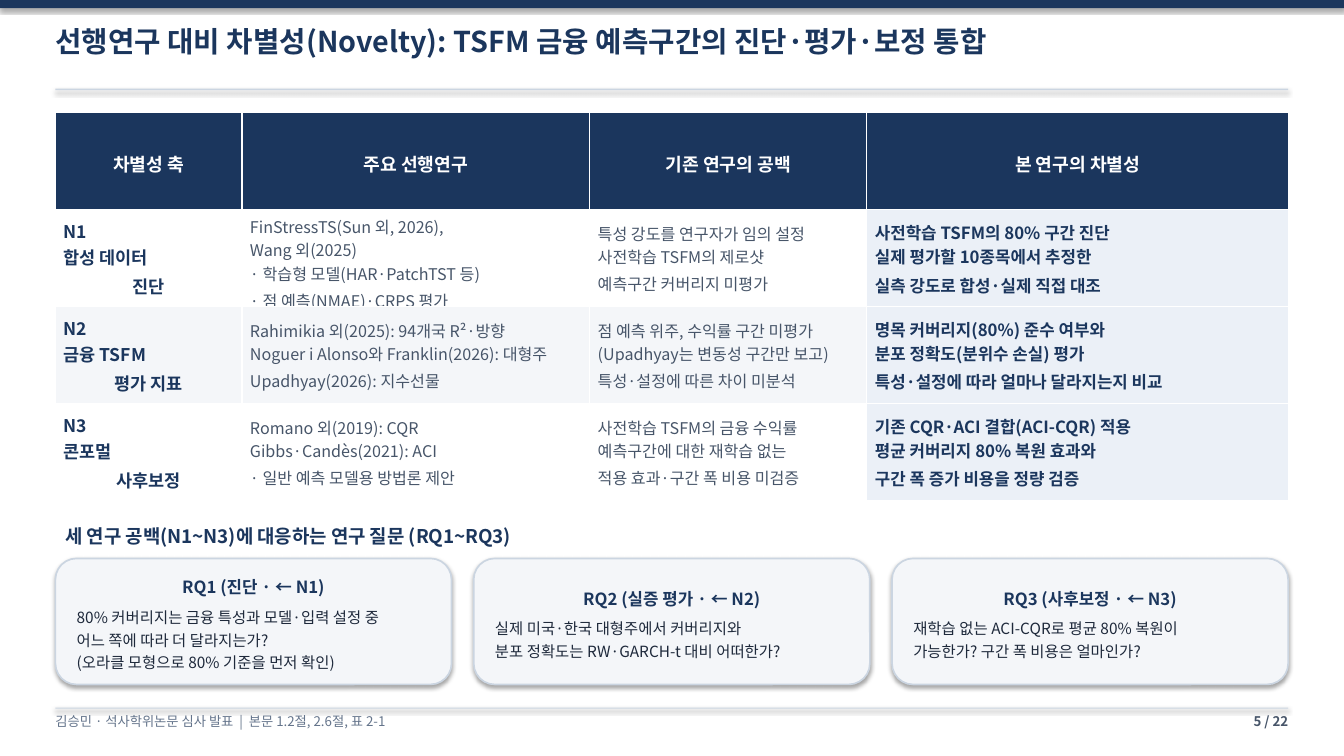
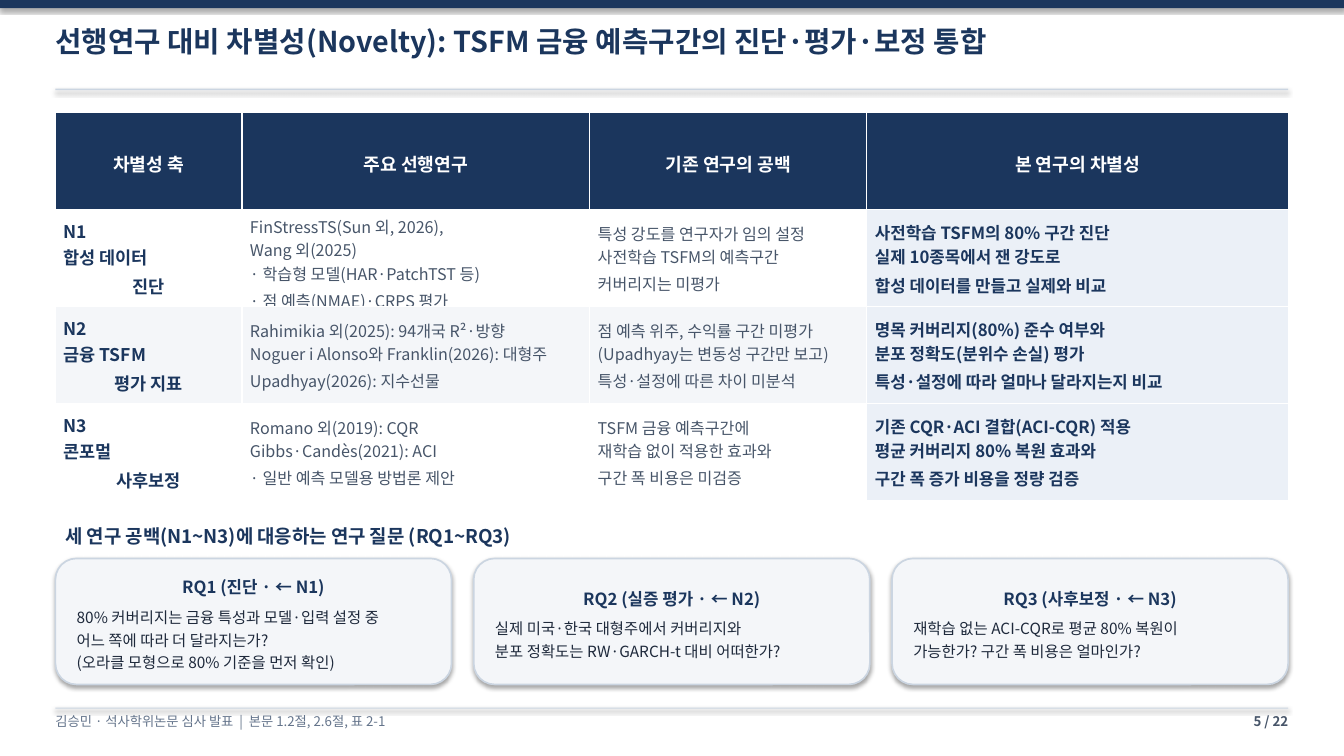
Before and after one commit to sapzzil/Master-thesis, a slide deck: slide 5 of 05_논문작성/석사학위논문_심사발표_v10.pptx. Drawn at 1344x756 pixels with LibreOffice and Linux fonts; fonts in the diff are those of the drawing. Boxes give left, top, right and bottom in pixels: in the first picture for what was removed or moved away, otherwise in the second. Text is boxed around its words. In the diff, an @@ line names an element or a change of style, - is before the commit and + after.

```diff
--- a/05_논문작성/석사학위논문_심사발표_v10.pptx
+++ b/05_논문작성/석사학위논문_심사발표_v10.pptx
@@ table at [55,113,1289,502] @@
-row 2, column 3: 특성 강도를 연구자가 임의 설정 사전학습 TSFM의 제로샷 예측구간 커버리지 미평가
+row 2, column 3: 특성 강도를 연구자가 임의 설정 사전학습 TSFM의 예측구간 커버리지는 미평가
-row 2, column 4: 사전학습 TSFM의 80% 구간 진단 실제 평가할 10종목에서 추정한 실측 강도로 합성·실제 직접 대조
+row 2, column 4: 사전학습 TSFM의 80% 구간 진단 실제 10종목에서 잰 강도로 합성 데이터를 만들고 실제와 비교
-row 4, column 3: 사전학습 TSFM의 금융 수익률 예측구간에 대한 재학습 없는 적용 효과·구간 폭 비용 미검증
+row 4, column 3: TSFM 금융 예측구간에 재학습 없이 적용한 효과와 구간 폭 비용은 미검증
```
Also in this commit, not shown: 3 other slides changed, 2 other files.
